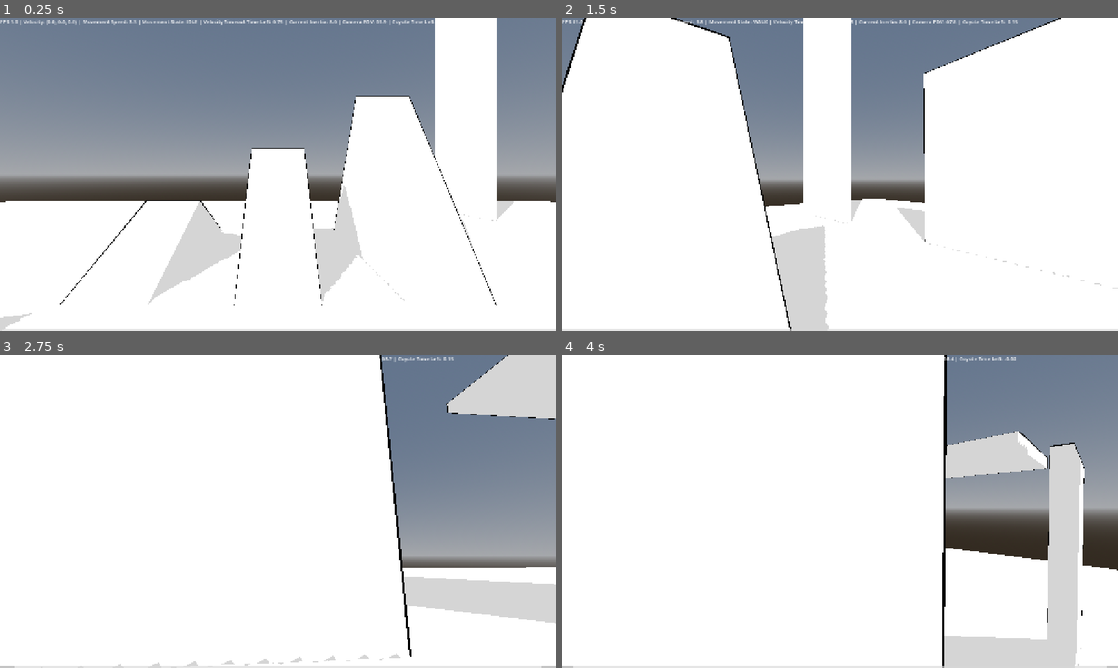
Above: before the commit, frames 1-4 (two rows, left to right).
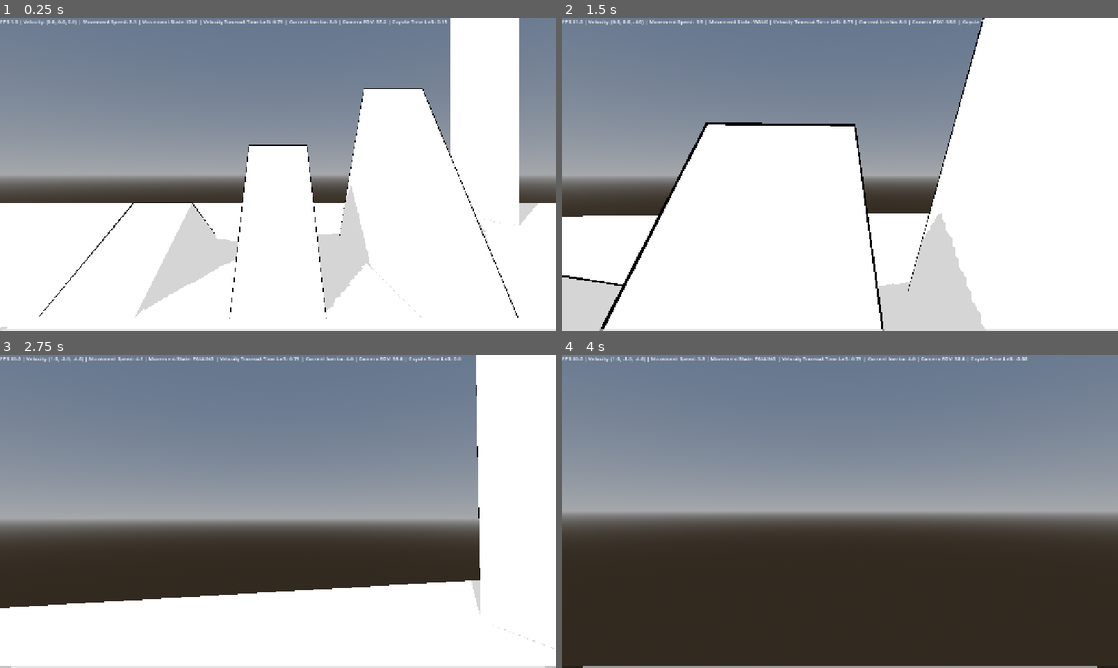
Above: after the commit, the same moments.

Repository: naxemis/multiplayer-fps
Game: Godot game, scene res://scenes/root/root.tscn
The game is run twice, just before and just after one commit, with the same random seed, the same clock (stepped at 60 frames per second) and the same inputs.
Inputs (mouse positions are in pixels of both pictures, inside the frame that each line leads up to):
- Up to frame 1 (0.25 s): no input
- Up to frame 2 (1.5 s): move the mouse to (867, 174) at 0.52 s; hold Middle mouse button (free_look) 0.53-1.28 s; hold W (forward) from 0.53 s (still down); tap Ctrl (change_wall_jump_direction) at 0.77, 1.07 s; tap Shift (run) at 0.8, 1.35 s; move the mouse to (812, 174) at 1.27 s
- Up to frame 3 (2.75 s): keep holding W (forward); tap Ctrl (change_wall_jump_direction) at 1.52, 1.82, 2.3 s; tap C (slide) at 1.55 s; move the mouse to (289, 505) at 2.02 s; hold C (slide) from 2.03 s (still down)
- Up to frame 4 (4 s): keep holding W (forward); move the mouse to (834, 517) at 2.77 s; release C (slide) at 2.78 s; tap Ctrl (change_wall_jump_direction) at 2.85, 3.02, 3.32, 3.77 s; tap Space (jump) at 3.05, 3.6 s; move the mouse to (878, 514) at 3.52 s; hold Middle mouse button (free_look) from 3.53 s (still down)

The runs differ from the first frame. In frame 1, 8.0% of the frame differs, in the area x 0-100%, y 0-100%; in frame 2, 34%; in frame 3, 71%; in frame 4, 85%.

Commit message:
refactor(state_machine): extract movement states to state machine component

Diff:
--- a/project.godot
+++ b/project.godot
@@ -24,7 +24,6 @@
 
 window/size/viewport_width=1280
 window/size/viewport_height=720
-window/size/mode=2
 window/stretch/mode="canvas_items"
 window/stretch/aspect="ignore"
 
--- a/scenes/player/player.tscn
+++ b/scenes/player/player.tscn
@@ -4,6 +4,7 @@
 [ext_resource type="Script" uid="uid://efyrk30thy3j" path="res://scripts/player/player.gd" id="1_lvxji"]
 [ext_resource type="Shader" uid="uid://66gadw2ih8wv" path="res://shaders/shared/Outline.gdshader" id="1_myayq"]
 [ext_resource type="Script" uid="uid://bnfl516agpv3d" path="res://scripts/player/components/camera_controller.gd" id="3_gmlin"]
+[ext_resource type="Script" uid="uid://c1kgindmce8qp" path="res://scripts/player/components/movement_state_machine.gd" id="5_p47bc"]
 
 [sub_resource type="CapsuleMesh" id="CapsuleMesh_7dslh"]
 radius = 0.25
@@ -395,14 +396,6 @@
 offset_bottom = 23.0
 theme_override_font_sizes/font_size = 12
 
-[node name="CrouchRayCast" type="RayCast3D" parent="." unique_id=2096251018]
-transform = Transform3D(1, 0, 0, 0, -1, -8.74228e-08, 0, 8.74228e-08, -1, 0, 1.2, 0)
-target_position = Vector3(0, -0.6, 0)
-
-[node name="SlideRayCast" type="RayCast3D" parent="." unique_id=656320279]
-transform = Transform3D(1, 0, 0, 0, -1, 8.74228e-08, 0, -8.74228e-08, -1, 0, 0.6, 0)
-target_position = Vector3(0, -0.6, 0)
-
 [node name="StaminaBar" type="TextureProgressBar" parent="." unique_id=1781604602]
 unique_name_in_owner = true
 offset_top = 715.0
@@ -414,6 +407,10 @@
 texture_under = SubResource("GradientTexture2D_k1exq")
 texture_progress = SubResource("GradientTexture2D_vrsjq")
 
-[node name="CameraController" type="Node" parent="." unique_id=41998332]
+[node name="CameraController" type="Node" parent="." unique_id=1056472706]
 script = ExtResource("3_gmlin")
-mouse_sensitivity = 0.571
+metadata/_custom_type_script = "uid://bnfl516agpv3d"
+
+[node name="MovementStateMachine" type="Node" parent="." unique_id=2109500808]
+script = ExtResource("5_p47bc")
+metadata/_custom_type_script = "uid://c1kgindmce8qp"
--- a/scripts/player/components/camera_controller.gd
+++ b/scripts/player/components/camera_controller.gd
@@ -36,12 +36,12 @@
 var _free_look_rotation: Vector2
 var _head_rotation: Vector2
 var _camera_fov: float
+var _player: Player
 var _head: Node3D
 var _camera: Camera3D
 
-@onready var _body: Player = get_parent()
-
-func set_references(head_node: Node3D, camera_node: Camera3D) -> void:
+func set_references(player: Player, head_node: Node3D, camera_node: Camera3D) -> void:
+	_player = player
 	_head = head_node
 	_camera = camera_node
 
@@ -65,12 +65,12 @@
 
 func _body_rotation(event) -> void:
 	if event is InputEventMouseMotion and !Input.is_action_pressed("free_look"):
-		_body.rotation.y -= event.relative.x * _mouse_sensitivity_rad
+		_player.rotation.y -= event.relative.x * _mouse_sensitivity_rad
 
 		const ROTATION_MIN: float = 0.0
 		const ROTATION_MAX: float = TAU
 
-		_body.rotation.y = wrapf(_body.rotation.y, ROTATION_MIN, ROTATION_MAX)
+		_player.rotation.y = wrapf(_player.rotation.y, ROTATION_MIN, ROTATION_MAX)
 
 func _calculate_base_head_rotation(event) -> void:
 	if event is InputEventMouseMotion and !Input.is_action_pressed("free_look"):
@@ -98,8 +98,9 @@
 	_head.rotation = Vector3(_head_rotation.x, _head_rotation.y, 0.0)
 
 func _calculate_camera_fov(delta: float, movement_speed: float) -> void:
+	var base_camera_fov: float = default_camera_fov - ((_player.walk_speed + _player.crouch_speed) * fov_speed_buff_factor)
 	var fov_speed_buff: float = movement_speed * fov_speed_buff_factor
 
-	_camera_fov = default_camera_fov + fov_speed_buff
+	_camera_fov = base_camera_fov + fov_speed_buff
 
 	_camera.fov = lerpf(_camera.fov, _camera_fov, fov_interpolation_speed * delta)
--- a/scripts/player/components/movement_state_machine.gd
+++ b/scripts/player/components/movement_state_machine.gd
@@ -2,21 +2,142 @@
 extends Node
 
 # Signals
+signal state_changed(new_state: int)
 
 # Enums and constants
+enum MovementStates {IDLE, WALK, RUN, CROUCH, SLIDE, JUMP, DOUBLE_JUMP, WALL_JUMP, FALLING}
 
 # @export vars
+@export_category("Coyote Time")
+@export var default_coyote_time: float = 0.15
 
 # Public vars
 
 # Private vars (_)
+var _current_state: int = MovementStates.IDLE
+var _player: Player
+var _uncrouch_ray_cast: RayCast3D
+var _unslide_ray_cast: RayCast3D
 
 # @onready vars
+@onready var _uncrouch_ray_cast_colliding: bool
+@onready var _unslide_ray_cast_colliding: bool
 
 # _init / _ready
+func _ready() -> void:
+	_create_ray_casts()
 
 # Engine callbacks (_process, _physics_process, _input, _unhandled_input, etc.)
+func process(delta: float) -> void:
+	_calculate_coyote_time(delta)
+	_player_stand_up_check()
+	_current_state = _update_state()
 
 # Public methods (component APIs)
+func set_references(player: Player) -> void:
+	_player = player
 
 # Private methods (_)
+func _make_ray_cast(pos: Vector3, target: Vector3) -> RayCast3D:
+	var ray_cast := RayCast3D.new()
+	ray_cast.position = pos
+	ray_cast.target_position = target
+	ray_cast.enabled = true
+	add_child(ray_cast)
+	return ray_cast
+
+func _create_ray_casts() -> bool:
+	_uncrouch_ray_cast = _make_ray_cast(Vector3(0, 1.2, 0), Vector3(0, -0.6, 0))
+	_unslide_ray_cast = _make_ray_cast(Vector3(0, 0.6, 0), Vector3(0, -0.6, 0))
+	return true
+
+func _player_stand_up_check() -> void:
+	_uncrouch_ray_cast_colliding = _uncrouch_ray_cast.is_colliding()
+	_unslide_ray_cast_colliding = _unslide_ray_cast.is_colliding()
+
+var coyote_time_left: float = 0.0
+var is_coyote_time_active: bool = true
+func _calculate_coyote_time(delta: float) -> void:
+	coyote_time_left = clampf(coyote_time_left, 0.0, default_coyote_time)
+
+	if _player.is_on_floor():
+		coyote_time_left = default_coyote_time
+	else:
+		coyote_time_left -= delta
+
+	if coyote_time_left >= 0:
+		is_coyote_time_active = true
+	else:
+		is_coyote_time_active = false
+
+func _is_moving() -> bool:
+	return _player.movement_directions.x != 0 or _player.movement_directions.z != 0
+
+func _is_moving_forward() -> bool:
+	return _player.movement_directions.z < 0
+
+func _has_stamina_for(cost: float) -> bool:
+	return _player.stamina - cost > 0 and _player.stamina > _player.stamina_safe_zone
+
+func _minimum_stamina(minimum: float) -> bool:
+	return _player.stamina > minimum
+
+func _can_jump_off_ground() -> bool:
+	return _player.is_on_floor() or is_coyote_time_active
+
+func _can_enter_idle() -> bool:
+	return (!_is_moving() and _player.is_on_floor() and !_uncrouch_ray_cast_colliding) or _player.velocity_timeout
+
+func _can_enter_walk() -> bool:
+	return _is_moving() and _player.is_on_floor() and (_current_state != MovementStates.JUMP or _current_state != MovementStates.DOUBLE_JUMP) and !_uncrouch_ray_cast_colliding and !_player.velocity_timeout
+
+func _can_enter_run() -> bool:
+	return Input.is_action_pressed("run") and _is_moving_forward() and _player.is_on_floor() and !_uncrouch_ray_cast_colliding and !_player.velocity_timeout
+
+func _can_enter_crouch() -> bool:
+	return ((Input.is_action_pressed("crouch") and _player.is_on_floor()) and !_unslide_ray_cast_colliding) or _uncrouch_ray_cast_colliding
+
+func _can_enter_slide() -> bool:
+	return Input.is_action_pressed("slide") and _player.is_on_floor() and _is_moving_forward() and !_player.velocity_timeout and _minimum_stamina(0.0)
+
+func _can_enter_jump() -> bool:
+	return Input.is_action_just_pressed("jump") and (_player.is_on_floor() or is_coyote_time_active) and _current_state != MovementStates.CROUCH and _has_stamina_for(_player.jump_stamina_drain)
+
+func _can_enter_double_jump() -> bool:
+	return Input.is_action_just_pressed("jump") and !_player.is_on_floor() and _player.can_double_jump and _has_stamina_for(_player.double_jump_stamina_drain) and !is_coyote_time_active
+
+func _can_enter_wall_jump() -> bool:
+	return Input.is_action_just_pressed("jump") and _player.is_on_wall_only() and _is_moving() and _has_stamina_for(_player.wall_jump_stamina_drain)
+
+func _can_enter_falling() -> bool:
+	return !_player.is_on_floor() and _player.velocity.y < 0
+
+func _is_above_stamina_safe_zone() -> bool:
+	return _player.stamina > _player.stamina_safe_zone
+
+func _compute_next_state() -> int:
+	if _can_enter_jump(): return MovementStates.JUMP
+	if _can_enter_wall_jump(): return MovementStates.WALL_JUMP
+	if _can_enter_double_jump(): return MovementStates.DOUBLE_JUMP
+
+	if _can_enter_slide():
+		if _current_state == MovementStates.SLIDE or _is_above_stamina_safe_zone():
+			return MovementStates.SLIDE
+		return _current_state
+
+	if _can_enter_run(): return MovementStates.RUN
+	if _can_enter_crouch(): return MovementStates.CROUCH
+	if _can_enter_walk(): return MovementStates.WALK
+	if _can_enter_idle(): return MovementStates.IDLE
+	if _can_enter_falling(): return MovementStates.FALLING
+
+	return _current_state
+
+func _update_state() -> int:
+	var new_state := _compute_next_state()
+
+	if new_state != _current_state:
+		_current_state = new_state
+		state_changed.emit(new_state)
+
+	return _current_state
--- a/scripts/player/player.gd
+++ b/scripts/player/player.gd
@@ -31,84 +31,6 @@
 		velocity_timeout = false
 #endregion
 
-#region Movement States
-# identifies in what movement state player is currently in
-enum MovementStates {IDLE, WALK, RUN, CROUCH, SLIDE, JUMP, DOUBLE_JUMP, WALL_JUMP}
-
-var movement_state: int = MovementStates.IDLE
-
-@onready var uncrouch_ray_cast_colliding: bool
-@onready var unslide_ray_cast_colliding: bool
-func can_player_stand_up() -> void:
-	uncrouch_ray_cast_colliding = $CrouchRayCast.is_colliding()
-	unslide_ray_cast_colliding = $SlideRayCast.is_colliding()
-
-@export_category("Coyote Time")
-@export var default_coyote_time: float = 0.15
-var coyote_time_left: float = 0.0
-var is_coyote_time_active: bool = true
-func coyote_time(delta: float) -> void:
-	coyote_time_left = clampf(coyote_time_left, 0.0, default_coyote_time)
-
-	if is_on_floor():
-		coyote_time_left = default_coyote_time
-	else:
-		coyote_time_left -= delta
-
-	if coyote_time_left >= 0:
-		is_coyote_time_active = true
-	else:
-		is_coyote_time_active = false
-
-func get_idle_state() -> bool:
-	return (movement_directions.z == 0 and movement_directions.x == 0 and is_on_floor() and !uncrouch_ray_cast_colliding) or velocity_timeout
-
-func get_walk_state() -> bool:
-	return (movement_directions.z != 0 or movement_directions.x != 0) and is_on_floor() and (movement_state != MovementStates.JUMP or movement_state != MovementStates.DOUBLE_JUMP) and !uncrouch_ray_cast_colliding and !velocity_timeout
-
-func get_run_state() -> bool:
-	return Input.is_action_pressed("run") and movement_directions.z < 0 and is_on_floor() and !uncrouch_ray_cast_colliding and !velocity_timeout
-
-func get_crouch_state() -> bool:
-	return ((Input.is_action_pressed("crouch") and is_on_floor()) and !unslide_ray_cast_colliding) or uncrouch_ray_cast_colliding
-
-func get_slide_state() -> bool:
-	return Input.is_action_pressed("slide") and is_on_floor() and movement_directions.z < 0 and !velocity_timeout and stamina > 0
-
-func get_jump_state() -> bool:
-	return Input.is_action_just_pressed("jump") and (is_on_floor() or is_coyote_time_active) and movement_state != MovementStates.CROUCH and stamina - jump_stamina_drain > 0 and stamina > stamina_safe_zone
-
-func get_double_jump_state() -> bool:
-	return Input.is_action_just_pressed("jump") and !is_on_floor() and can_double_jump and stamina - double_jump_stamina_drain > 0 and stamina > stamina_safe_zone and !is_coyote_time_active
-
-func get_wall_jump_state() -> bool:
-	return Input.is_action_just_pressed("jump") and is_on_wall_only() and (movement_directions.z != 0 or movement_directions.x != 0) and stamina - wall_jump_stamina_drain >= 0 and stamina > stamina_safe_zone
-
-func change_movement_state(new_movement_state) -> void:
-	movement_state = new_movement_state
-
-func set_movement_states() -> void:
-	if get_jump_state():
-		change_movement_state(MovementStates.JUMP)
-	elif get_wall_jump_state():
-		change_movement_state(MovementStates.WALL_JUMP)
-	elif get_double_jump_state():
-		change_movement_state(MovementStates.DOUBLE_JUMP)
-	elif get_slide_state():
-		if stamina > stamina_safe_zone: # player can only slide if stamina is greater than it's safe zone
-			change_movement_state(MovementStates.SLIDE)
-		else: # but if player is already sliding when stamina is under it's safe zone, then don't change his movement_state
-			movement_state = movement_state
-	elif get_run_state():
-		change_movement_state(MovementStates.RUN)
-	elif get_crouch_state():
-		change_movement_state(MovementStates.CROUCH)
-	elif get_walk_state():
-		change_movement_state(MovementStates.WALK)
-	elif get_idle_state():
-		change_movement_state(MovementStates.IDLE)
-#endregion
-
 #region Collision Shape Animations
 @export_category("Collision Shape Animations")
 var collision_blend_amount: float = 0.0
@@ -122,9 +44,9 @@
 func collision_shape_animations(delta) -> void:
 	collision_blend_amount = clampf(collision_blend_amount, 0.0, slide_blend_amount)
 
-	if movement_state == MovementStates.CROUCH:
+	if movement_state_machine._current_state == movement_state_machine.MovementStates.CROUCH:
 		collision_blend_amount = lerpf(collision_blend_amount, crouch_blend_amount, crouch_animation_speed * delta)
-	elif movement_state == MovementStates.SLIDE:
+	elif movement_state_machine._current_state == movement_state_machine.MovementStates.SLIDE:
 		collision_blend_amount = lerpf(collision_blend_amount, slide_blend_amount, slide_animation_speed * delta)
 	else:
 		if collision_blend_amount <= crouch_blend_amount:
@@ -167,7 +89,7 @@
 
 func calculate_movement_speed(delta) -> void:
 	# walk speed
-	if movement_state != MovementStates.CROUCH:
+	if movement_state_machine._current_state != movement_state_machine.MovementStates.CROUCH:
 		current_walk_speed = walk_speed
 	else:
 		current_walk_speed = 0.0
@@ -175,11 +97,11 @@
 	# run speed
 	run_speed = clampf(run_speed, 0.0, max_run_speed)
 
-	if movement_state == MovementStates.RUN:
+	if movement_state_machine._current_state == movement_state_machine.MovementStates.RUN:
 		run_speed += run_speed_increase * delta
-	elif movement_state == MovementStates.JUMP or movement_state == MovementStates.DOUBLE_JUMP or movement_state == MovementStates.WALL_JUMP or movement_state == MovementStates.SLIDE:
+	elif movement_state_machine._current_state == movement_state_machine.MovementStates.JUMP or movement_state_machine._current_state == movement_state_machine.MovementStates.DOUBLE_JUMP or movement_state_machine._current_state == movement_state_machine.MovementStates.WALL_JUMP or movement_state_machine._current_state == movement_state_machine.MovementStates.SLIDE:
 		pass
-	elif movement_state == MovementStates.WALK:
+	elif movement_state_machine._current_state == movement_state_machine.MovementStates.WALK:
 		run_speed -= run_walk_decrease * delta
 	else:
 		run_speed -= run_crouch_decrease * delta
@@ -194,13 +116,13 @@
 	var actual_slide_buff_multiplier: float = slide_buff_multiplier + slope_interference
 	var slide_buff: float = floor_speed * actual_slide_buff_multiplier
 
-	if movement_state == MovementStates.SLIDE:
+	if movement_state_machine._current_state == movement_state_machine.MovementStates.SLIDE:
 		slide_speed += slide_buff * delta
-	elif movement_state == MovementStates.JUMP or movement_state == MovementStates.DOUBLE_JUMP or movement_state == MovementStates.WALL_JUMP:
+	elif movement_state_machine._current_state == movement_state_machine.MovementStates.JUMP or movement_state_machine._current_state == movement_state_machine.MovementStates.DOUBLE_JUMP or movement_state_machine._current_state == movement_state_machine.MovementStates.WALL_JUMP:
 		pass
-	elif movement_state == MovementStates.RUN:
+	elif movement_state_machine._current_state == movement_state_machine.MovementStates.RUN:
 		slide_speed -= floor_speed * slide_run_decrease * delta
-	elif movement_state == MovementStates.WALK:
+	elif movement_state_machine._current_state == movement_state_machine.MovementStates.WALK:
 		slide_speed -= floor_speed * slide_walk_decrease * delta
 	else:
 		slide_speed -= slide_crouch_decrease * delta
@@ -215,6 +137,13 @@
 @export_category("Movement Stamina")
 @export var max_stamina: float = 100.0
 @onready var stamina: float = max_stamina
+
+var stamina_recovery = {
+	movement_state_machine.MovementStates.IDLE: idle_stamina_recovery,
+	movement_state_machine.MovementStates.CROUCH: crouch_stamina_recovery,
+	movement_state_machine.MovementStates.WALK: walk_stamina_recovery,
+	movement_state_machine.MovementStates.RUN: run_stamina_recovery,
+}
 
 @export var idle_stamina_recovery: float = 25.0
 @export var crouch_stamina_recovery: float = 17.5
@@ -235,16 +164,16 @@
 func calculate_stamina(delta) -> void:
 	stamina = clampf(stamina, 0.0, max_stamina)
 
-	match movement_state:
-		MovementStates.IDLE:
+	match movement_state_machine._current_state:
+		movement_state_machine.MovementStates.IDLE:
 			stamina += idle_stamina_recovery * delta
-		MovementStates.CROUCH:
+		movement_state_machine.MovementStates.CROUCH:
 			stamina += crouch_stamina_recovery * delta
-		MovementStates.WALK:
+		movement_state_machine.MovementStates.WALK:
 			stamina += walk_stamina_recovery * delta
-		MovementStates.RUN:
+		movement_state_machine.MovementStates.RUN:
 			stamina += run_stamina_recovery * delta
-		MovementStates.SLIDE:
+		movement_state_machine.MovementStates.SLIDE:
 			stamina -= slide_stamina_drain * delta
 
 	if !is_on_floor():
@@ -295,11 +224,11 @@
 # adds jumping mechanic to player's movement
 @export var jump_velocity: float = 7.5
 func jump() -> void:
-	if get_jump_state():
+	if movement_state_machine._can_enter_jump():
 		movement_directions.y = 0
 		movement_directions.y += jump_velocity
 
-		coyote_time_left = 0
+		movement_state_machine.coyote_time_left = 0
 
 		one_time_stamina_drain(jump_stamina_drain)
 
@@ -309,11 +238,11 @@
 var can_double_jump: bool = true
 var double_jumping: bool = false
 func double_jump(delta) -> void:
-	if is_on_floor() or (movement_state == MovementStates.WALL_JUMP and can_double_jump_after_wall_jump):
+	if is_on_floor() or (movement_state_machine._current_state == movement_state_machine.MovementStates.WALL_JUMP and can_double_jump_after_wall_jump):
 		can_double_jump = true
 		double_jumping = false
 
-	if get_double_jump_state():
+	if movement_state_machine._can_enter_double_jump():
 		if movement_directions.y < 0:
 			movement_directions.y = 0.0
 
@@ -336,7 +265,7 @@
 	wall_jump_direction = Vector3(1, 0, 1)
 
 func wall_jumping() -> void:
-	if get_wall_jump_state():
+	if movement_state_machine._can_enter_wall_jump():
 		reset_wall_jumping_directions()
 
 		# calculates and clamps vertical jump force after wall jumping
@@ -364,7 +293,7 @@
 	var transform_y: Vector3 = global_transform.basis.y * movement_directions.y
 	var transform_z: Vector3 = global_transform.basis.z * inertia_movement_directions.z
 
-	if movement_state != MovementStates.WALL_JUMP:
+	if movement_state_machine._current_state != movement_state_machine.MovementStates.WALL_JUMP:
 		velocity = (transform_x + transform_z) * movement_speed + transform_y
 	else:
 		velocity = wall_jump_direction * movement_speed + transform_y
@@ -372,7 +301,31 @@
 
 	move_and_slide()
 
+func _on_state_changed(new_state):
+	var states := movement_state_machine.MovementStates
+
+	match new_state:
+		states.IDLE:
+			print("Entered IDLE state")
+		states.WALK:
+			print("Entered WALK state")
+		states.RUN:
+			print("Entered RUN state")
+		states.CROUCH:
+			print("Entered CROUCH state")
+		states.SLIDE:
+			print("Entered SLIDE state")
+		states.JUMP:
+			print("Entered JUMP state")
+		states.DOUBLE_JUMP:
+			print("Entered DOUBLE JUMP state")
+		states.WALL_JUMP:
+			print("Entered WALL JUMP state")
+		states.FALLING:
+			print("Entered FALLING state")
+
 @onready var camera_controller: CameraController = $CameraController
+@onready var movement_state_machine: MovementStateMachine = $MovementStateMachine
 
 func _unhandled_input(event: InputEvent) -> void:
 	camera_controller.handle_input(event)
@@ -380,16 +333,13 @@
 func _ready():
 	Input.set_mouse_mode(Input.MOUSE_MODE_CAPTURED)
 
-	camera_controller.set_references(%Head, %Camera)
+	camera_controller.set_references(self, %Head, %Camera)
+	movement_state_machine.set_references(self)
+
+	movement_state_machine.state_changed.connect(_on_state_changed)
 
 func _process(delta: float) -> void:
 	get_velocity_timeout(delta)
-
-	can_player_stand_up()
-
-	coyote_time(delta)
-
-	set_movement_states()
 
 	collision_shape_animations(delta)
 
@@ -409,6 +359,7 @@
 	movement_velocity()
 
 	camera_controller.process(delta, movement_speed)
-
-	var movement_states_array: Array[String] = ["IDLE", "WALK", "RUN", "CROUCH", "SLIDE", "JUMP", "DOUBLEJUMP", "WALLJUMP"]
-	%Debug.text = str("FPS:", Engine.get_frames_per_second(), " | Velocity: ", round(velocity), " | Movement Speed: ", snappedf(movement_speed, 0.1), " | Movement State: ", movement_states_array[movement_state], " | Velocity Timeout Time Left: ", velocity_timeout_time_left, " | Current Inertia: ", current_inertia, " | Camera FOV: ", snappedf(%Camera.fov, 0.1), " | Coyote Time Left: ", snappedf(coyote_time_left, 0.01))
+	movement_state_machine.process(delta)
+
+	var movement_states_array: Array[String] = ["IDLE", "WALK", "RUN", "CROUCH", "SLIDE", "JUMP", "DOUBLEJUMP", "WALLJUMP", "FALLING"]
+	%Debug.text = str("FPS:", Engine.get_frames_per_second(), " | Velocity: ", round(velocity), " | Movement Speed: ", snappedf(movement_speed, 0.1), " | Movement State: ", movement_states_array[movement_state_machine._current_state], " | Velocity Timeout Time Left: ", velocity_timeout_time_left, " | Current Inertia: ", current_inertia, " | Camera FOV: ", snappedf(%Camera.fov, 0.1), " | Coyote Time Left: ", snappedf(movement_state_machine.coyote_time_left, 0.01))
